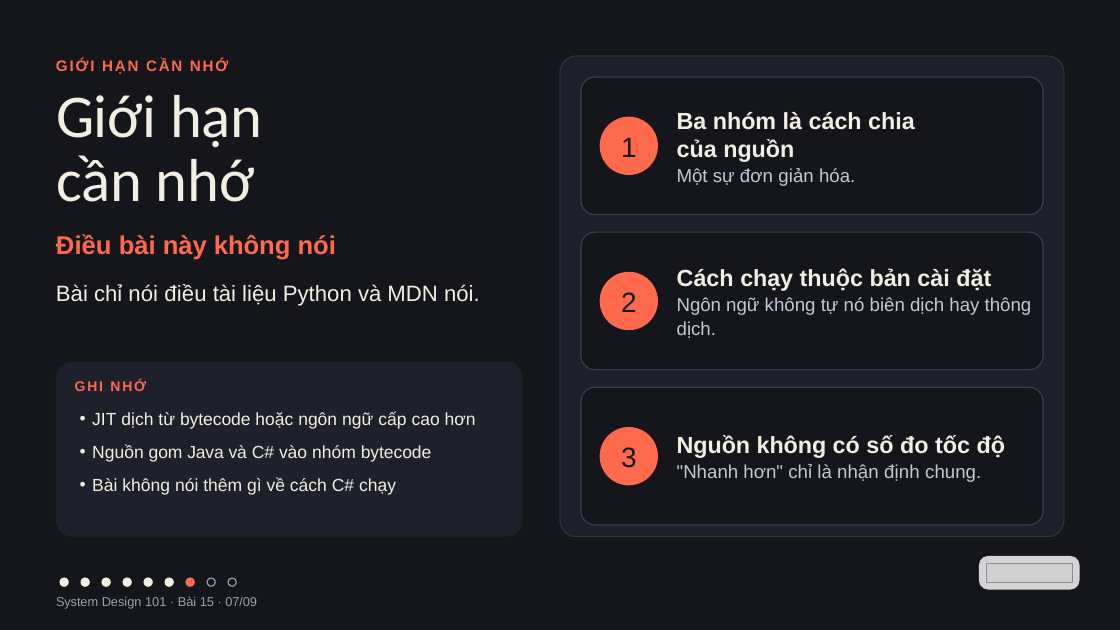
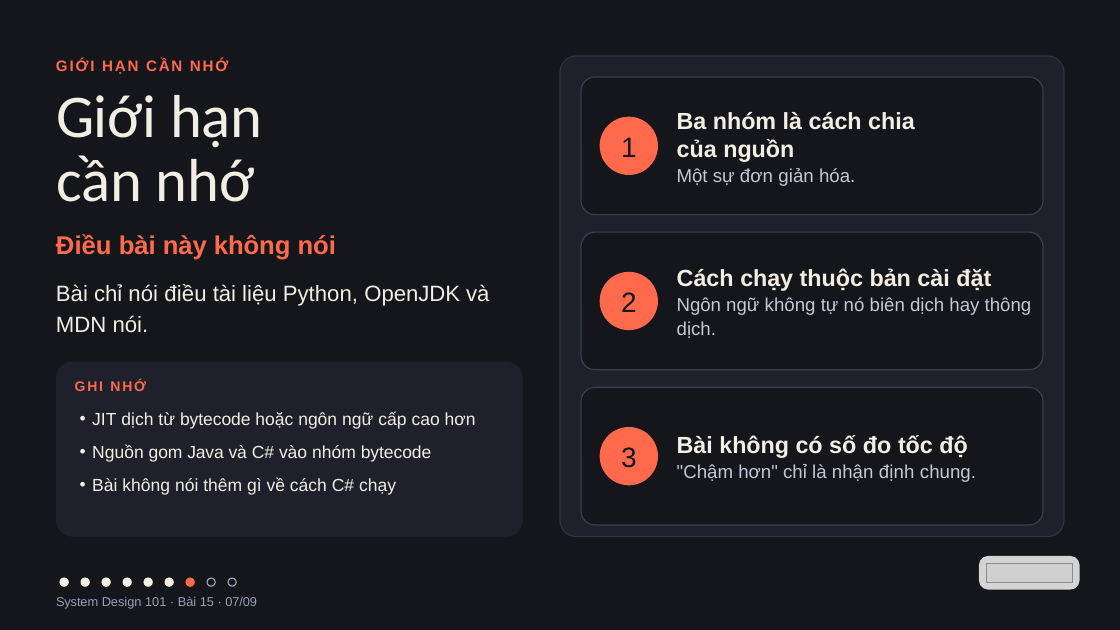
Before and after one commit to vohoailinh90/tool-marketing-studio, a slide deck: slide 7 of system-design-101/vi/lessons/sd-10-015/slides/sd-10-015.pptx. Drawn at 1120x630 pixels with LibreOffice and Linux fonts; fonts in the diff are those of the drawing; grey boxes stand for pictures. Boxes give left, top, right and bottom in pixels: in the first picture for what was removed or moved away, otherwise in the second. Text is boxed around its words. In the diff, an @@ line names an element or a change of style, - is before the commit and + after.

```diff
--- a/system-design-101/vi/lessons/sd-10-015/slides/sd-10-015.pptx
+++ b/system-design-101/vi/lessons/sd-10-015/slides/sd-10-015.pptx
@@ text at [56,284,489,333]: text changed @@
-Bài chỉ nói điều tài liệu Python và MDN nói.
+Bài chỉ nói điều tài liệu Python, OpenJDK và MDN nói.
@@ text at [677,435,976,482]: text changed @@
-Nguồn không có số đo tốc độ
-"Nhanh hơn" chỉ là nhận định chung.
+Bài không có số đo tốc độ
+"Chậm hơn" chỉ là nhận định chung.
```
Also in this commit, not shown: 7 other slides changed, 4 other files.
